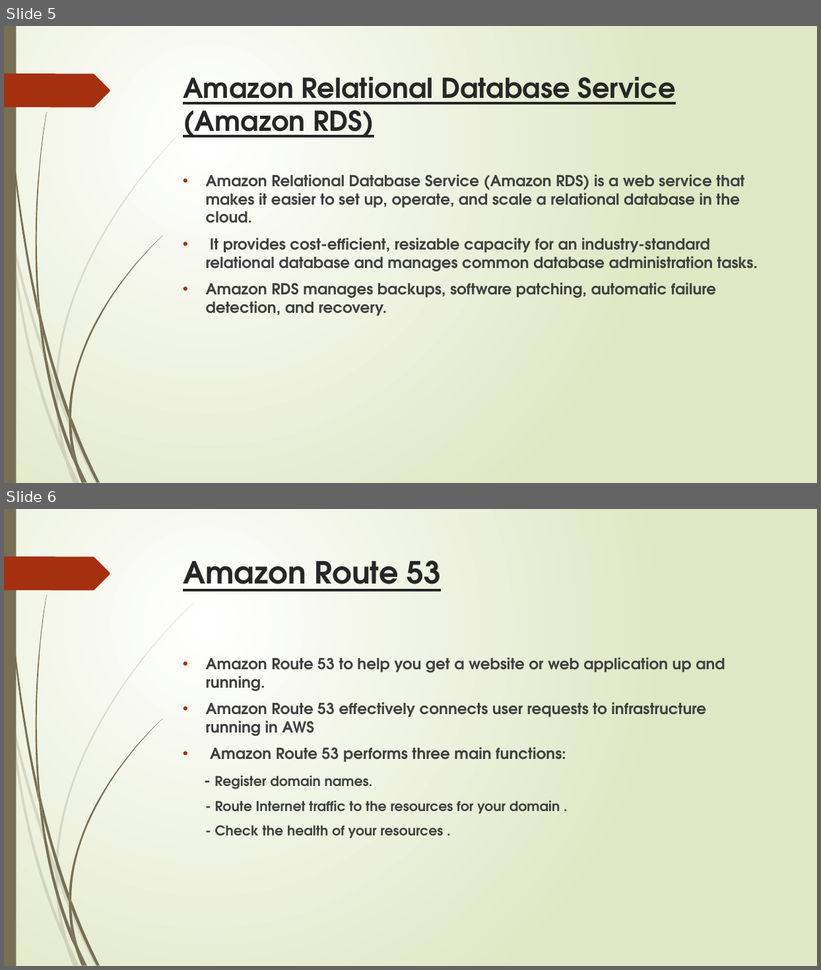
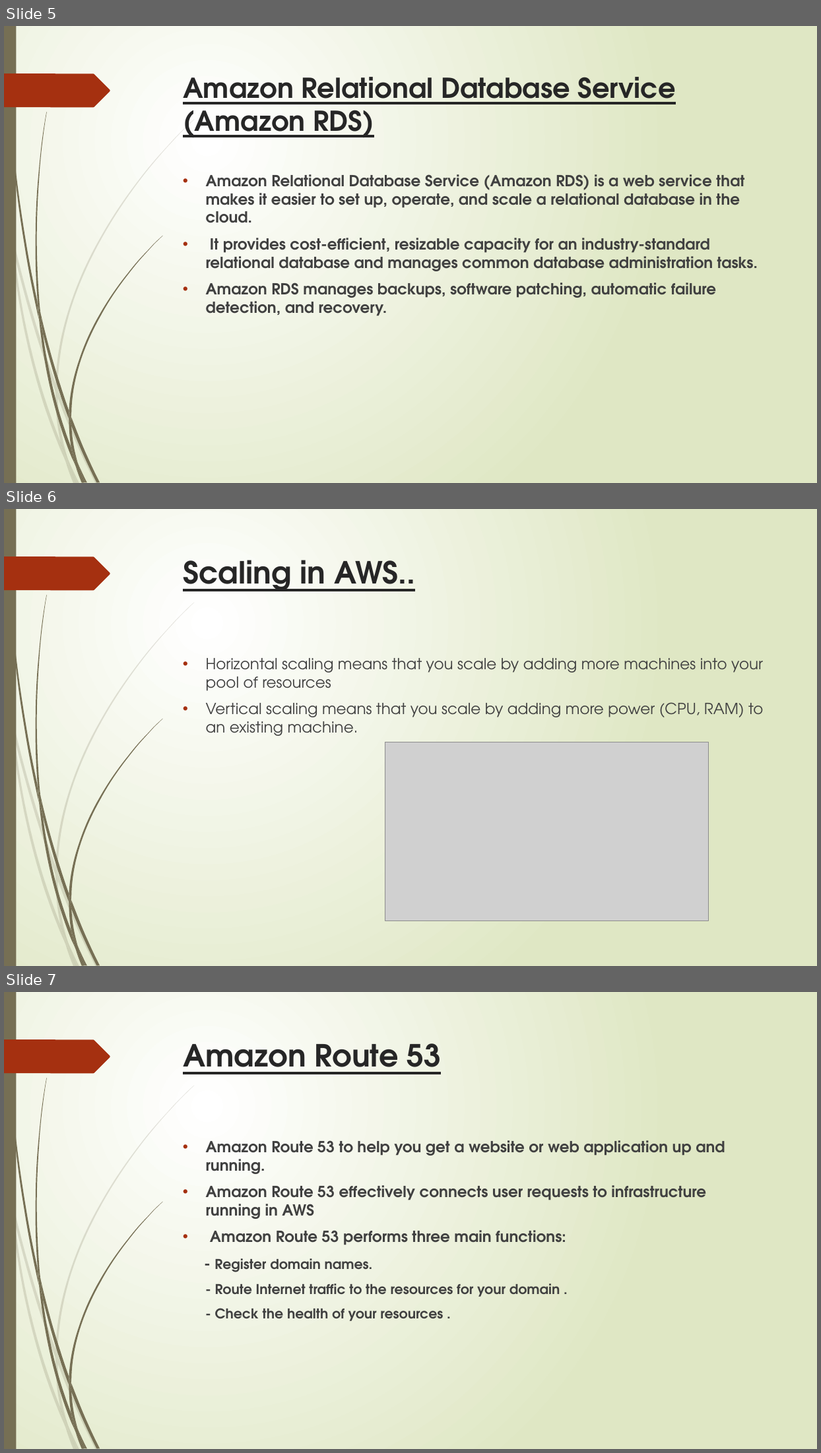
Before and after one commit to shruti121824/Mani, a slide deck: Amazon web Services.pptx. Shown one above the other, each under a label of ours: slides 5 and 6 before the commit, slides 5, 6 and 7 after it. The pictures are 821x970 and 821x1453 pixels, drawn with LibreOffice and Linux fonts; fonts in the diff are those of the drawing; grey boxes stand for pictures. Boxes give left, top, right and bottom in pixels: in the first picture for what was removed or moved away, otherwise in the second. Text is boxed around its words. In the diff, an @@ line names an element or a change of style, - is before the commit and + after.

```diff
--- a/Amazon web Services.pptx
+++ b/Amazon web Services.pptx
@@ slide 6 added at [4,509,817,966], background gradient #FFFFFF to #DFE8C4; not listed: 24 template elements that a slide beside it also shows @@
@@ title added at [183,560,415,591], 36 pt, text #262626, bold, underline @@
+Scaling in AWS..
@@ text added at [206,658,763,736], 18 pt, text #404040 @@
+• Horizontal scaling means that you scale by adding more machines into your pool of resources
+• Vertical scaling means that you scale by adding more power (CPU, RAM) to an existing machine.
@@ picture added at [385,742,709,921] @@
@@ what was slide 6 is now slide 7 @@
```
Also in this commit, not shown: 2 slides changed.
